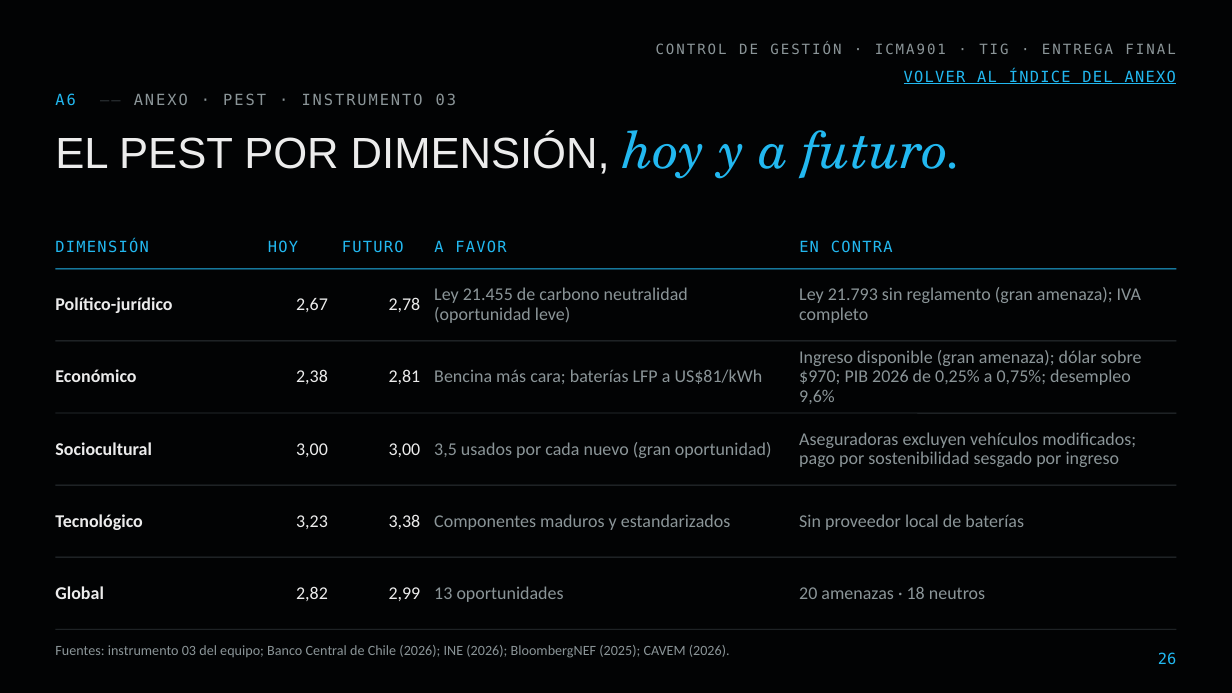
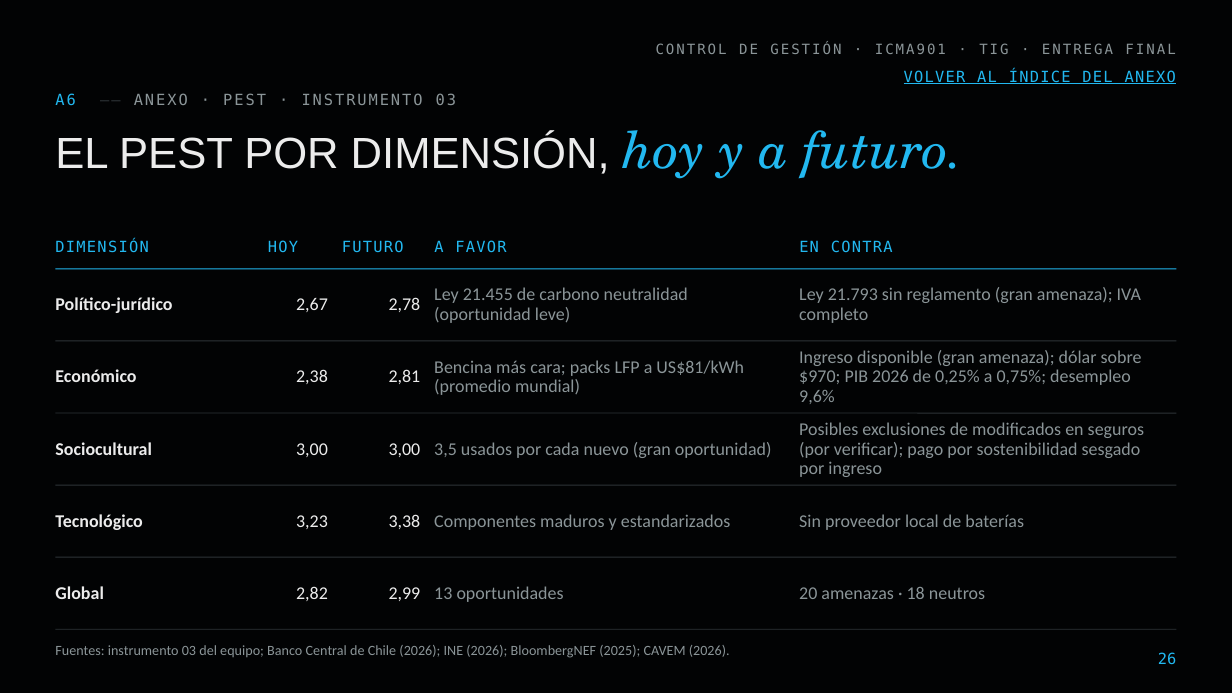
Before and after one commit to diegoaam0109-ux/lumine, a slide deck: slide 26 of tig-final/Lumine_TIG_Final_Control_de_Gestion.pptx. Drawn at 1232x693 pixels with LibreOffice and Linux fonts; fonts in the diff are those of the drawing; background and template pictures are left out. Boxes give left, top, right and bottom in pixels: in the first picture for what was removed or moved away, otherwise in the second. Text is boxed around its words. In the diff, an @@ line names an element or a change of style, - is before the commit and + after.

```diff
--- a/tig-final/Lumine_TIG_Final_Control_de_Gestion.pptx
+++ b/tig-final/Lumine_TIG_Final_Control_de_Gestion.pptx
@@ text at box(434, 360, 744, 395): text changed @@
-Bencina más cara; baterías LFP a US$81/kWh
+Bencina más cara; packs LFP a US$81/kWh (promedio mundial)
@@ text at box(799, 422, 1144, 477): text changed @@
-Aseguradoras excluyen vehículos modificados; pago por sostenibilidad sesgado por ingreso
+Posibles exclusiones de modificados en seguros (por verificar); pago por sostenibilidad sesgado por ingreso
```
Also in this commit, not shown: 8 other slides changed, 13 other files.
